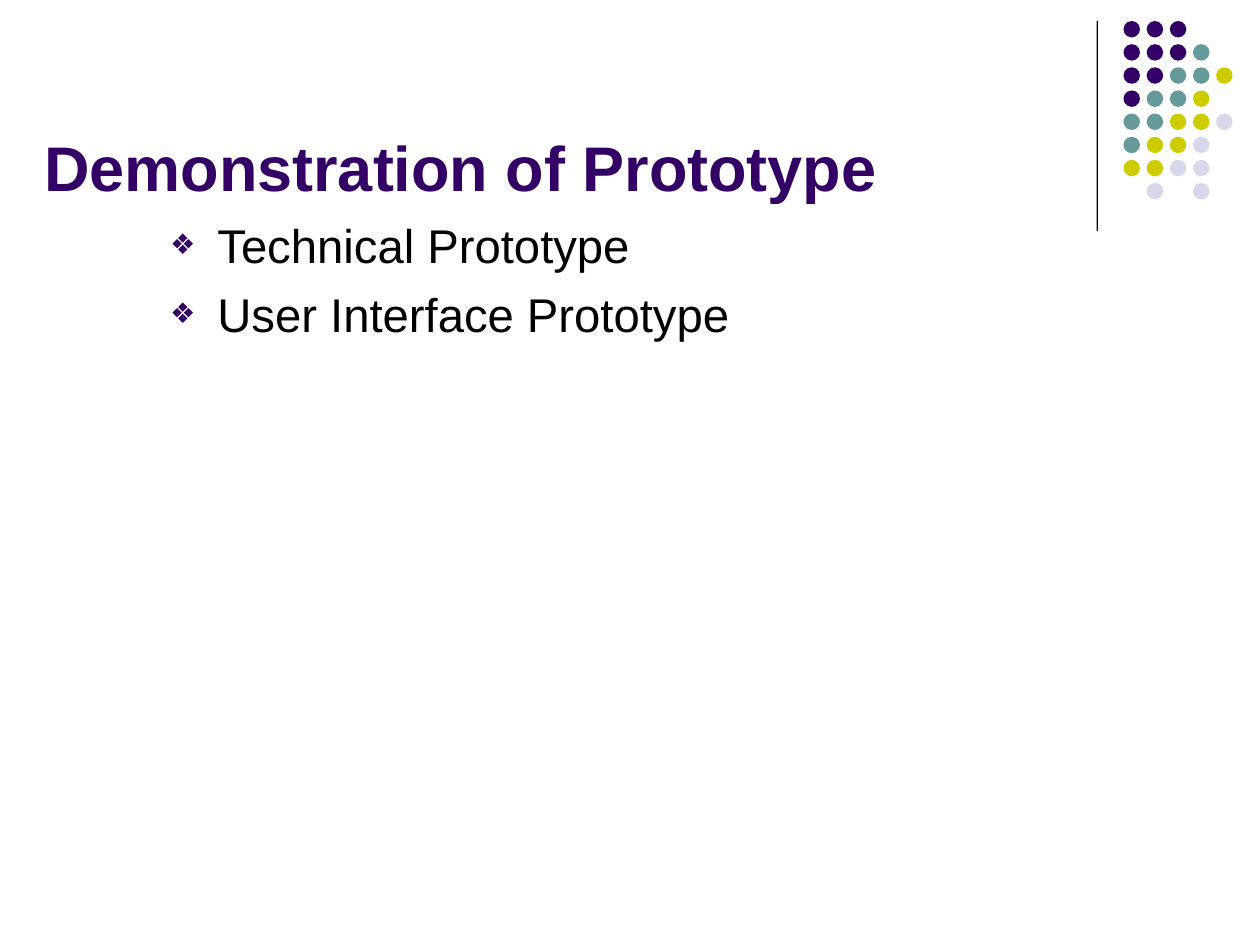
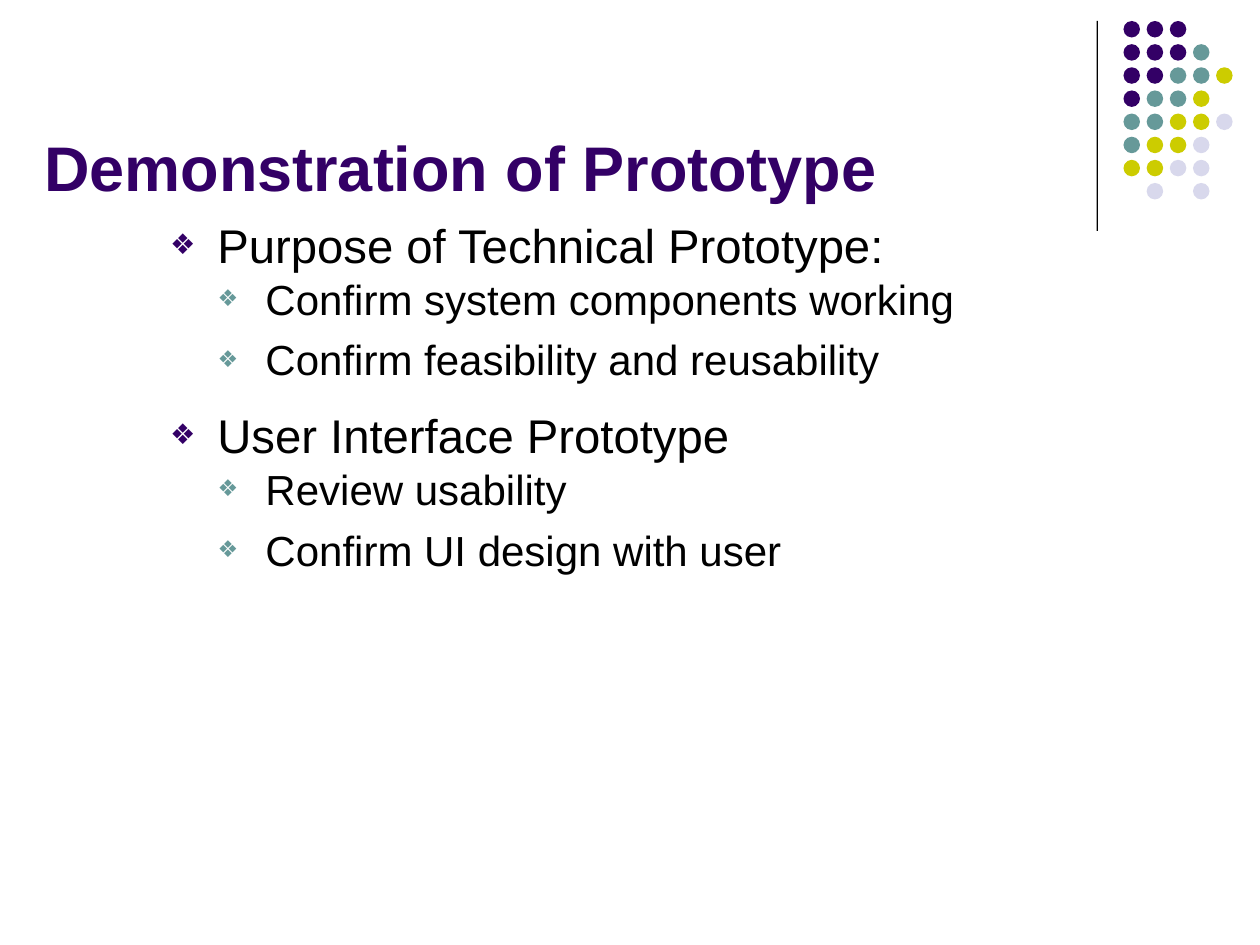
Before and after one commit to imireasa/mtech-se18-t08s, a slide deck: slide 22 of docs/W-9 Working Document/W-9.3 Presentation Slides/Phase 2/vms_presentation_2_v0.1.pptx (slide 15 before the commit). Drawn at 1260x945 pixels with LibreOffice and Linux fonts; fonts in the diff are those of the drawing. Boxes give left, top, right and bottom in pixels: in the first picture for what was removed or moved away, otherwise in the second. Text is boxed around its words. In the diff, an @@ line names an element or a change of style, - is before the commit and + after.

```diff
--- a/docs/W-9 Working Document/W-9.3 Presentation Slides/Phase 2/vms_presentation_2_v0.1.pptx
+++ b/docs/W-9 Working Document/W-9.3 Presentation Slides/Phase 2/vms_presentation_2_v0.1.pptx
@@ text at bbox=[217, 228, 954, 384]: text changed; size 27 to 24 pt @@
-❖ Technical Prototype
+❖ Purpose of Technical Prototype:
+  ❖ Confirm system components working
+  ❖ Confirm feasibility and reusability
@@ text at bbox=[265, 474, 781, 574]: paragraphs added @@
+  ❖ Review usability
+  ❖ Confirm UI design with user
```
Also in this commit, not shown: 11 other slides changed, 15 slides added, 3 slides removed.
